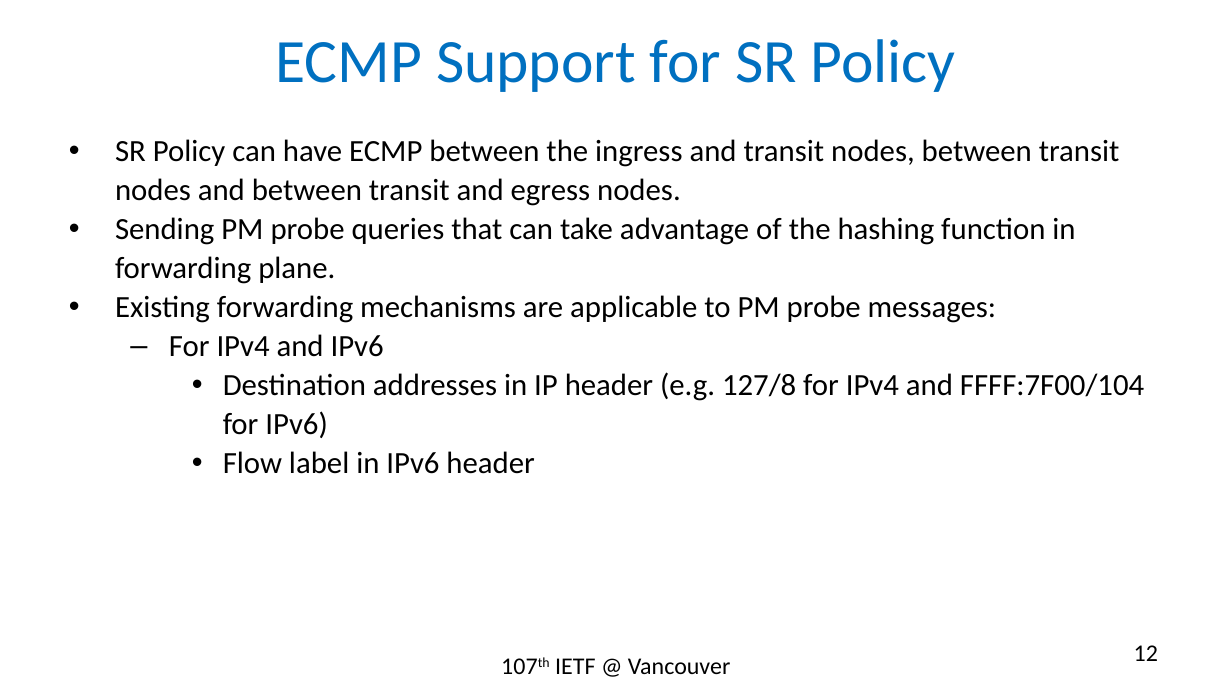
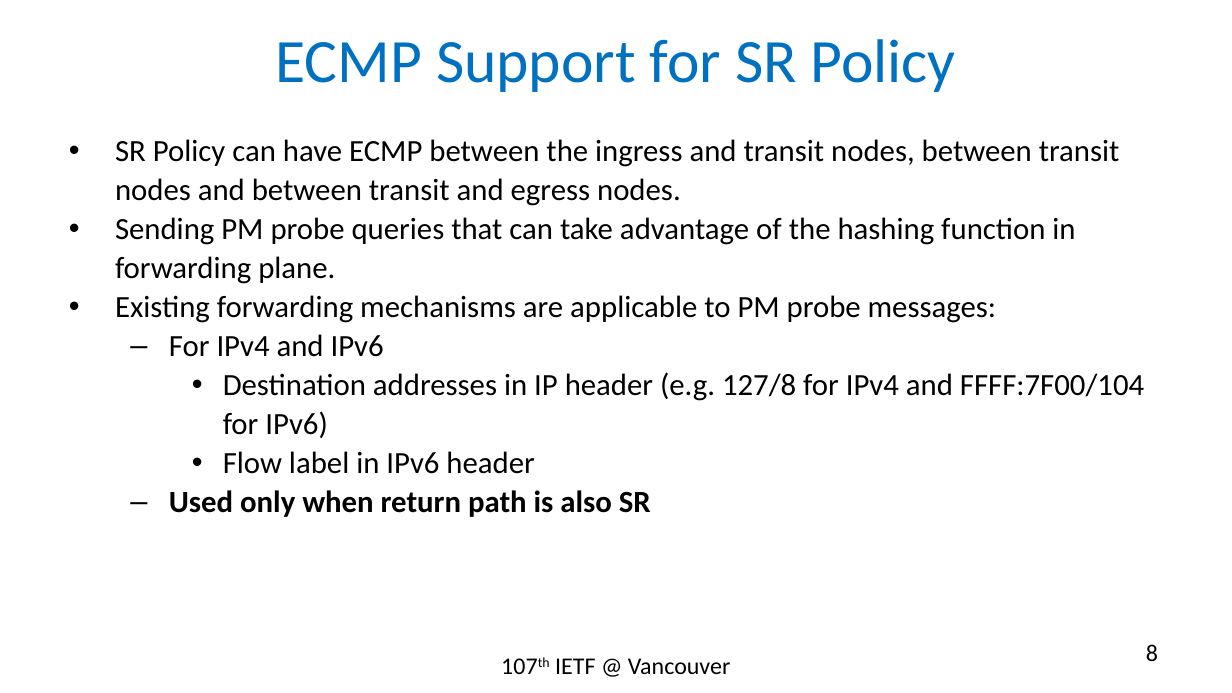
Before and after one commit to rakgandhi/ietf-slides, a slide deck: slide 8 of draft-gandhi-spring-sr-enhanced-plm-00.pptx (slide 12 before the commit). Drawn at 1232x693 pixels with LibreOffice and Linux fonts; fonts in the diff are those of the drawing. Boxes give left, top, right and bottom in pixels: in the first picture for what was removed or moved away, otherwise in the second. Text is boxed around its words. In the diff, an @@ line names an element or a change of style, - is before the commit and + after.

```diff
--- a/draft-gandhi-spring-sr-enhanced-plm-00.pptx
+++ b/draft-gandhi-spring-sr-enhanced-plm-00.pptx
@@ text at (x1=169, y1=490, x2=651, y2=517): paragraph added @@
+  – Used only when return path is also SR
@@ page number at (x1=1146, y1=644, x2=1158, y2=661): text changed @@
-12
+8
```
Also in this commit, not shown: 4 other slides changed, 1 slide added, 1 slide removed.
